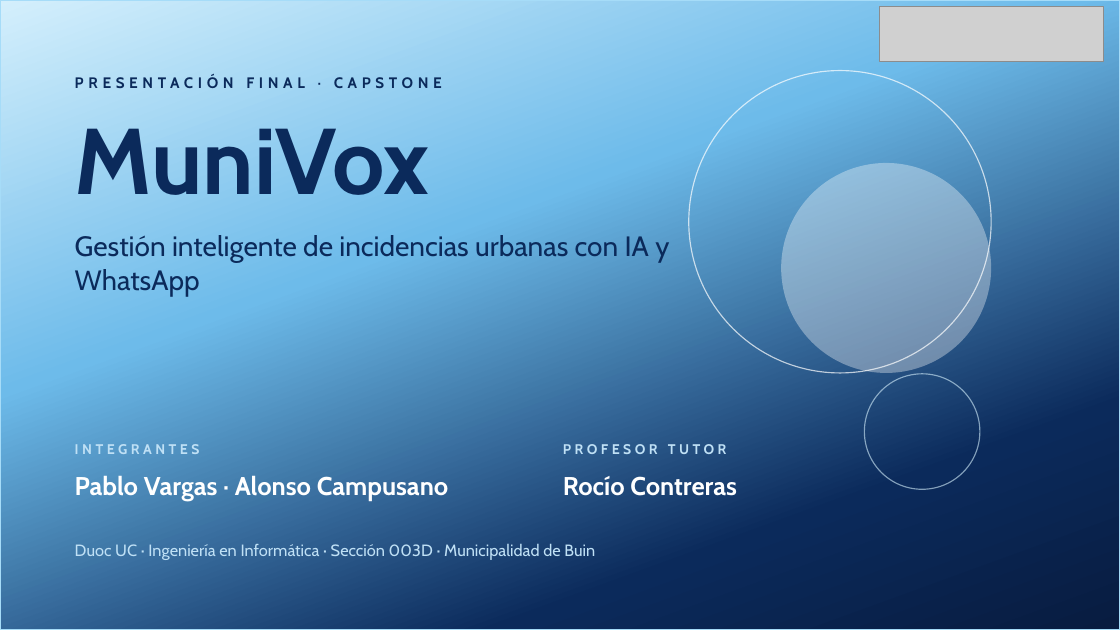
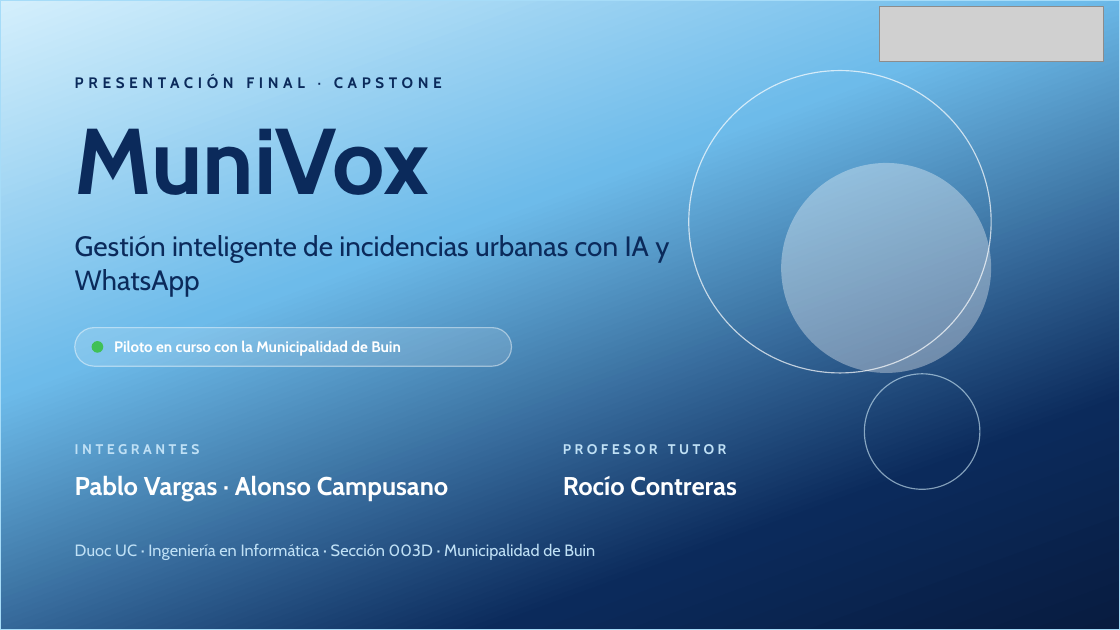
Before and after one commit to Marraquetaxd/MuniVox, a slide deck: slide 1 of Fase 3/Evidencias Grupales/Presentacion_Final_MuniVox.pptx. Drawn at 1120x630 pixels with LibreOffice and Linux fonts; fonts in the diff are those of the drawing; grey boxes stand for pictures. Boxes give left, top, right and bottom in pixels: in the first picture for what was removed or moved away, otherwise in the second. Text is boxed around its words. In the diff, an @@ line names an element or a change of style, - is before the commit and + after.

Commit message:
Actualizar presentación final con el piloto en Buin

```diff
--- a/Fase 3/Evidencias Grupales/Presentacion_Final_MuniVox.pptx
+++ b/Fase 3/Evidencias Grupales/Presentacion_Final_MuniVox.pptx
@@ rounded rectangle added at (75, 328, 512, 366), fill #FFFFFF at 14% opacity, outline #FFFFFF 1 pt @@
@@ ellipse added at (92, 341, 103, 353), fill #40C057 @@
@@ text added at (114, 340, 401, 356), 13 pt, text #FFFFFF, bold @@
+Piloto en curso con la Municipalidad de Buin
```
Also in this commit, not shown: 1 other slide changed.
